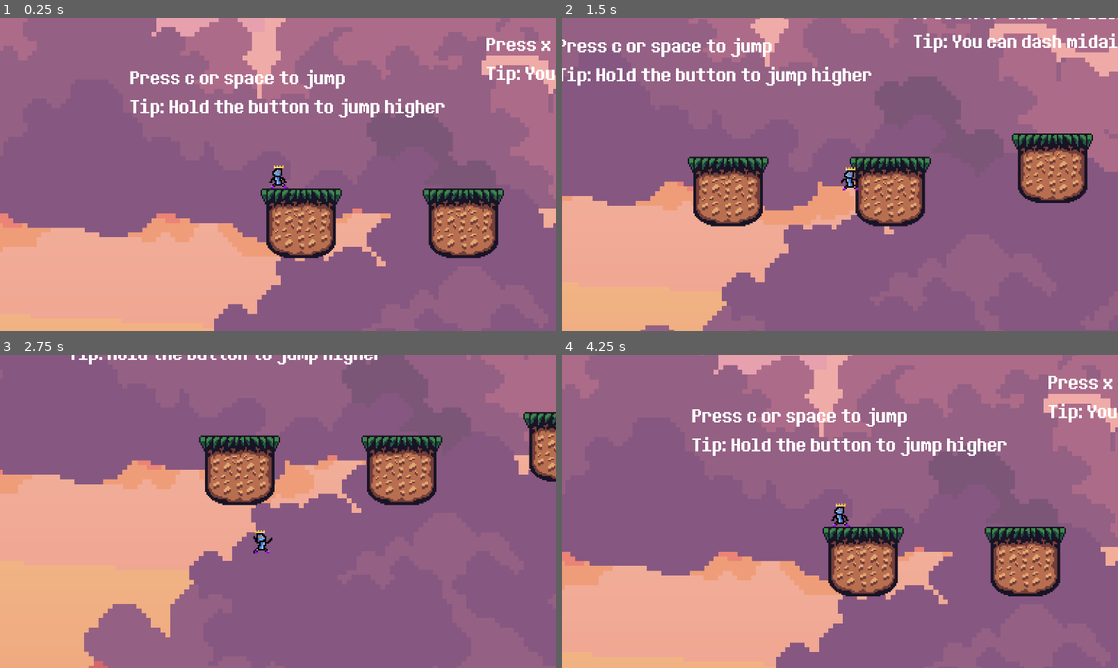
Above: before the commit, frames 1-4 (two rows, left to right).
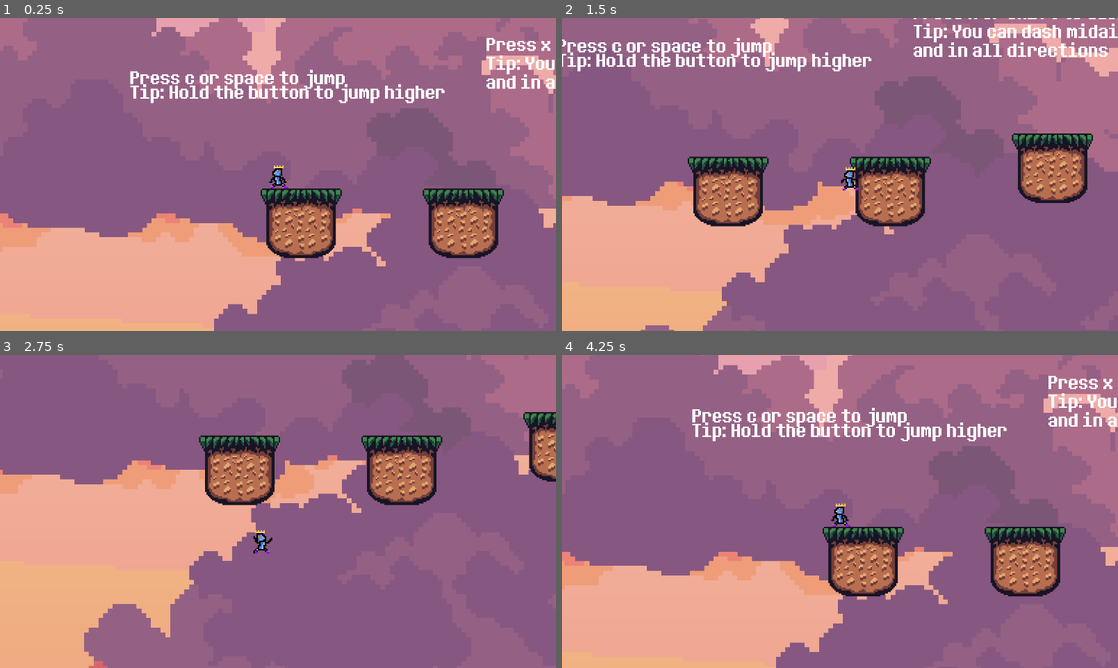
Above: after the commit, the same moments.

Repository: Sylvvs/PlatformerRhythmMaybe
Game: Godot game, scene res://Scenes/Logic/scene_handler.tscn
Two runs of this game, one before a commit and one after it. Both use one fixed random seed, a clock stepped at 60 frames per second and the inputs below.
Inputs:
- Up to frame 1 (0.25 s): no input
- Up to frame 2 (1.5 s): tap C (jump) at 0.5, 0.77, 1.25 s; hold Right (walk_right) from 0.53 s (still down); tap X (dash) at 0.6, 1.35 s
- Up to frame 3 (2.75 s): tap C (jump) at 1.52, 2 s; release Right (walk_right) at 2.03 s; hold Left (walk_left) from 2.03 s (still down); tap X (dash) at 2.1 s
- Up to frame 4 (4.25 s): tap C (jump) at 2.75, 3.02, 3.5, 3.77 s; release Left (walk_left) at 2.78 s; hold Right (walk_right) from 2.78 s (still down); tap X (dash) at 2.85, 3.6 s

The runs differ from the first frame. In frame 1, 2.8% of the frame differs, in the area x 23-100%, y 11-32%; in frame 2, 3.9%, in the area x 0-100%, y 1-22%; in frame 3, 0.5%; in frame 4, 2.8%.

Commit message:
tut prompts

Diff:
--- a/platformer-rhythm-maybe/Scenes/Levels/Tut.tscn
+++ b/platformer-rhythm-maybe/Scenes/Levels/Tut.tscn
@@ -395,6 +395,7 @@
 offset_top = 43.0
 offset_right = 172.0
 offset_bottom = 80.0
+theme_override_constants/line_spacing = -7
 theme_override_fonts/font = ExtResource("9_8vkrp")
 text = "Press c or space to jump
 Tip: Hold the button to jump higher"
@@ -405,9 +406,11 @@
 offset_top = 20.0
 offset_right = 418.0
 offset_bottom = 57.0
+theme_override_constants/line_spacing = -4
 theme_override_fonts/font = ExtResource("9_8vkrp")
 text = "Press x or shift to dash
-Tip: You can dash midair"
+Tip: You can dash midair
+and in all directions"
 
 [node name="Label3" type="Label" parent="Text"]
 layout_mode = 0
@@ -415,6 +418,7 @@
 offset_top = -8.0
 offset_right = 591.0
 offset_bottom = 29.0
+theme_override_constants/line_spacing = -9
 theme_override_fonts/font = ExtResource("9_8vkrp")
 text = "Blue and Pink blocks swap to the beat
 Make sure to time your jumps!"
@@ -424,6 +428,7 @@
 offset_left = 617.0
 offset_right = 866.0
 offset_bottom = 37.0
+theme_override_constants/line_spacing = -9
 theme_override_fonts/font = ExtResource("9_8vkrp")
 text = "Jump while sliding to walljump"
 
@@ -433,6 +438,7 @@
 offset_top = -205.0
 offset_right = 1066.0
 offset_bottom = -168.0
+theme_override_constants/line_spacing = -9
 theme_override_fonts/font = ExtResource("9_8vkrp")
 text = "Press jump while dashing horizontally
 on the ground to perform a super jump"
Not shown: 1 places in platformer-rhythm-maybe/Scenes/Levels/Tut.tscn that only renumber resources
